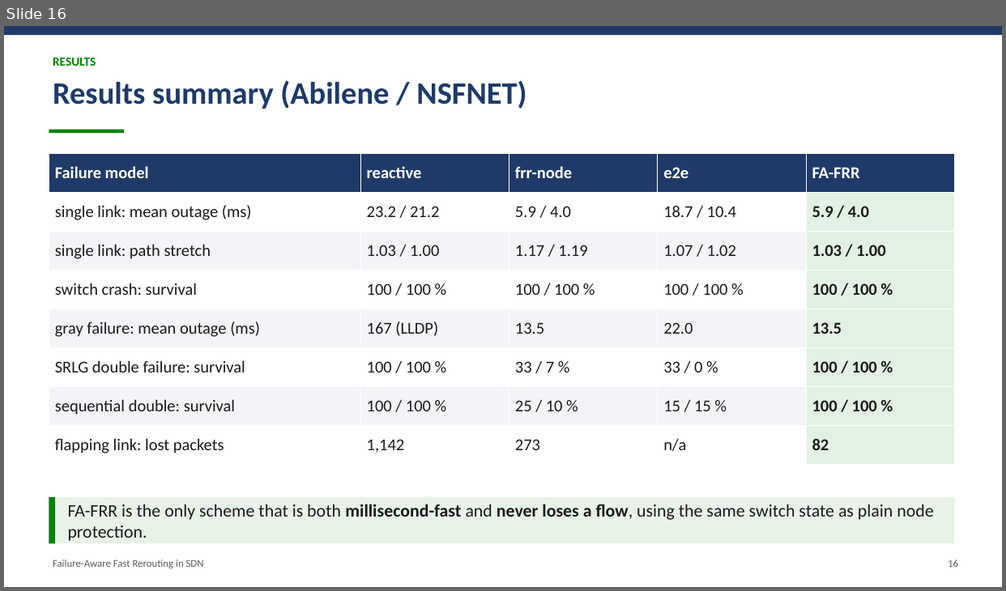
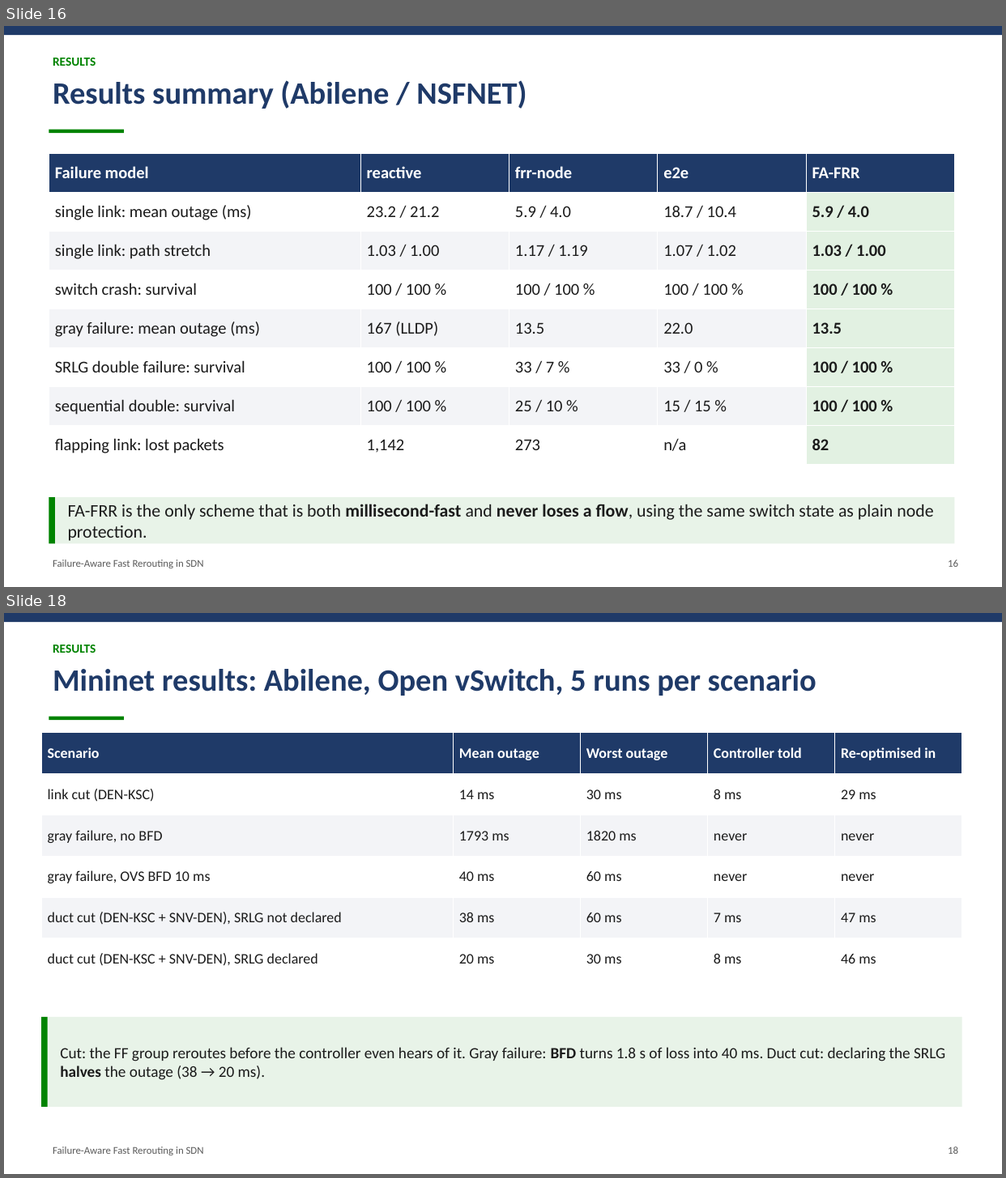
Before and after one commit to Mayank-8127/sdn_project, a slide deck: docs/report/FA-FRR_Presentation.pptx. Shown one above the other, each under a label of ours: slide 16 before the commit, slides 16 and 18 after it; the slides between them are not shown. The pictures are 1006x591 and 1006x1178 pixels, drawn with LibreOffice and Linux fonts; fonts in the diff are those of the drawing. Boxes give left, top, right and bottom in pixels: in the first picture for what was removed or moved away, otherwise in the second. Text is boxed around its words. In the diff, an @@ line names an element or a change of style, - is before the commit and + after.

Commit message:
report: Mininet validation section, results slide and v1.1 roadmap

```diff
--- a/docs/report/FA-FRR_Presentation.pptx
+++ b/docs/report/FA-FRR_Presentation.pptx
@@ slide 18 added at (x1=4, y1=613, x2=1002, y2=1174), background #FFFFFF @@
@@ rectangle added at (x1=4, y1=613, x2=1002, y2=622), fill #1F3A68 @@
@@ text added at (x1=53, y1=645, x2=96, y2=653), 12 pt, text #008300, bold @@
+RESULTS
@@ text added at (x1=53, y1=669, x2=816, y2=696), 30 pt, text #1F3A68, bold @@
+Mininet results: Abilene, Open vSwitch, 5 runs per scenario
@@ table added at (x1=41, y1=733, x2=962, y2=980), 6 rows, 5 columns @@
+Scenario | Mean outage | Worst outage | Controller told | Re-optimised in
+link cut (DEN-KSC) | 14 ms | 30 ms | 8 ms | 29 ms
+gray failure, no BFD | 1793 ms | 1820 ms | never | never
+gray failure, OVS BFD 10 ms | 40 ms | 60 ms | never | never
+duct cut (DEN-KSC + SNV-DEN), SRLG not declared | 38 ms | 60 ms | 7 ms | 47 ms
+duct cut (DEN-KSC + SNV-DEN), SRLG declared | 20 ms | 30 ms | 8 ms | 46 ms
@@ rectangle added at (x1=49, y1=717, x2=124, y2=720), fill #008300 @@
@@ rectangle added at (x1=41, y1=1017, x2=962, y2=1107), fill #E8F3E8 @@
@@ rectangle added at (x1=41, y1=1017, x2=48, y2=1107), fill #008300 @@
@@ text added at (x1=60, y1=1047, x2=945, y2=1080), 15 pt, text #1B1B1B @@
+Cut: the FF group reroutes before the controller even hears of it. Gray failure: BFD turns 1.8 s of loss into 40 ms. Duct cut: declaring the SRLG halves the outage (38 → 20 ms).
@@ text added at (x1=53, y1=1147, x2=204, y2=1156), 10 pt, text #5A5A5A @@
+Failure-Aware Fast Rerouting in SDN
@@ text added at (x1=948, y1=1147, x2=958, y2=1154), 10 pt, text #5A5A5A @@
+18
```
Also in this commit, not shown: 5 slides changed, 8 other files.
